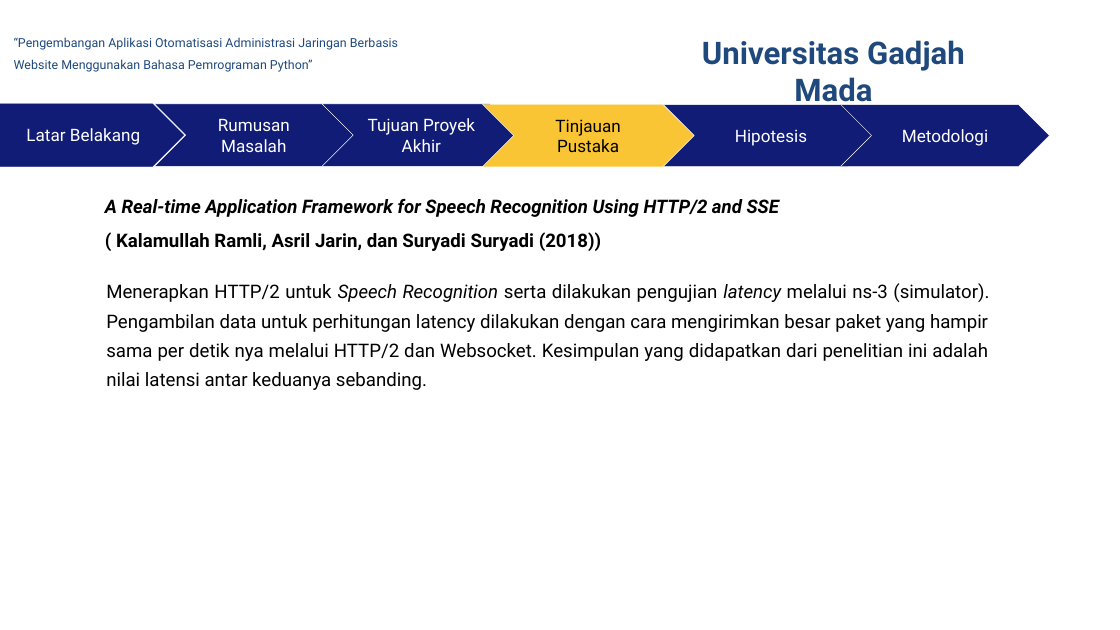
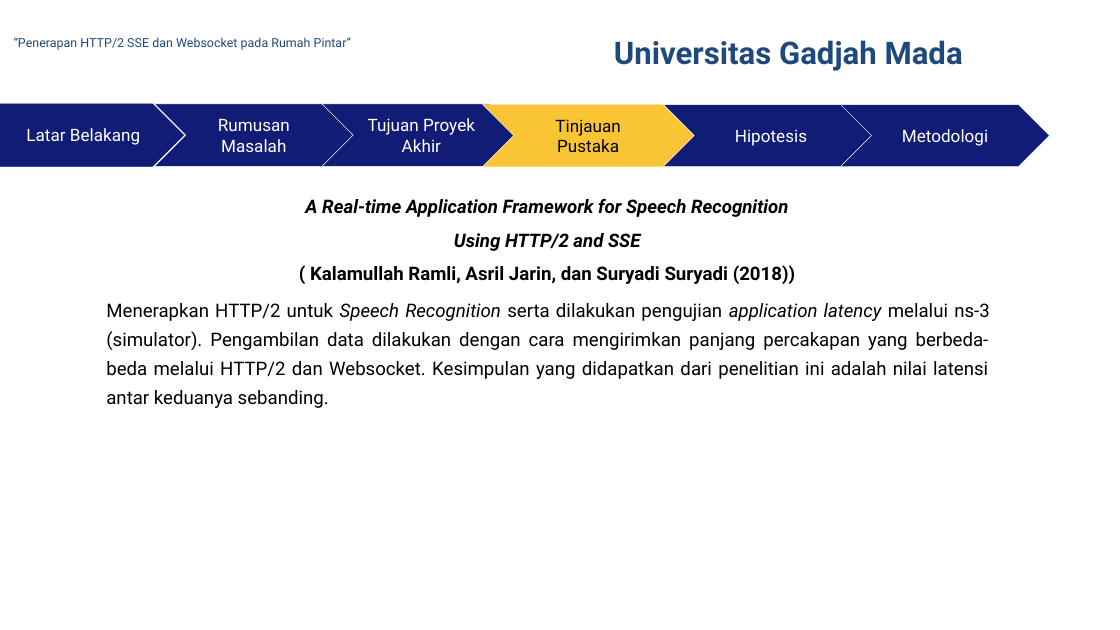
Before and after one commit to rusminto/ws_sse, a slide deck: slide 16 of berkas/ppt muham.pptx (slide 9 before the commit). Drawn at 1120x630 pixels with LibreOffice and Linux fonts; fonts in the diff are those of the drawing; background and template pictures are left out. Boxes give left, top, right and bottom in pixels: in the first picture for what was removed or moved away, otherwise in the second. Text is boxed around its words. In the diff, an @@ line names an element or a change of style, - is before the commit and + after.

Commit message:
adjust data

```diff
--- a/berkas/ppt muham.pptx
+++ b/berkas/ppt muham.pptx
@@ text "Universitas Gadjah Mada" rewrapped from box(702, 40, 965, 109) to box(614, 40, 963, 71) @@
@@ text at box(14, 37, 351, 50): text changed @@
-“Pengembangan Aplikasi Otomatisasi Administrasi Jaringan Berbasis Website Menggunakan Bahasa Pemrograman Python”
+“Penerapan HTTP/2 SSE dan Websocket pada Rumah Pintar”
@@ text at box(305, 198, 788, 251): text changed @@
-A Real-time Application Framework for Speech Recognition Using HTTP/2 and SSE
+A Real-time Application Framework for Speech Recognition
+Using HTTP/2 and SSE
@@ text at box(310, 265, 795, 284): alignment justified to centre @@
@@ text at box(106, 303, 990, 408): text changed @@
-Menerapkan HTTP/2 untuk Speech Recognition serta dilakukan pengujian latency melalui ns-3 (simulator). Pengambilan data untuk perhitungan latency dilakukan dengan cara mengirimkan besar paket yang hampir sama per detik nya melalui HTTP/2 dan Websocket. Kesimpulan yang didapatkan dari penelitian ini adalah nilai latensi antar keduanya sebanding.
+Menerapkan HTTP/2 untuk Speech Recognition serta dilakukan pengujian application latency melalui ns-3 (simulator). Pengambilan data dilakukan dengan cara mengirimkan panjang percakapan yang berbeda-beda melalui HTTP/2 dan Websocket. Kesimpulan yang didapatkan dari penelitian ini adalah nilai latensi antar keduanya sebanding.
```
Also in this commit, not shown: 15 other slides changed, 9 slides added, 12 other files.
